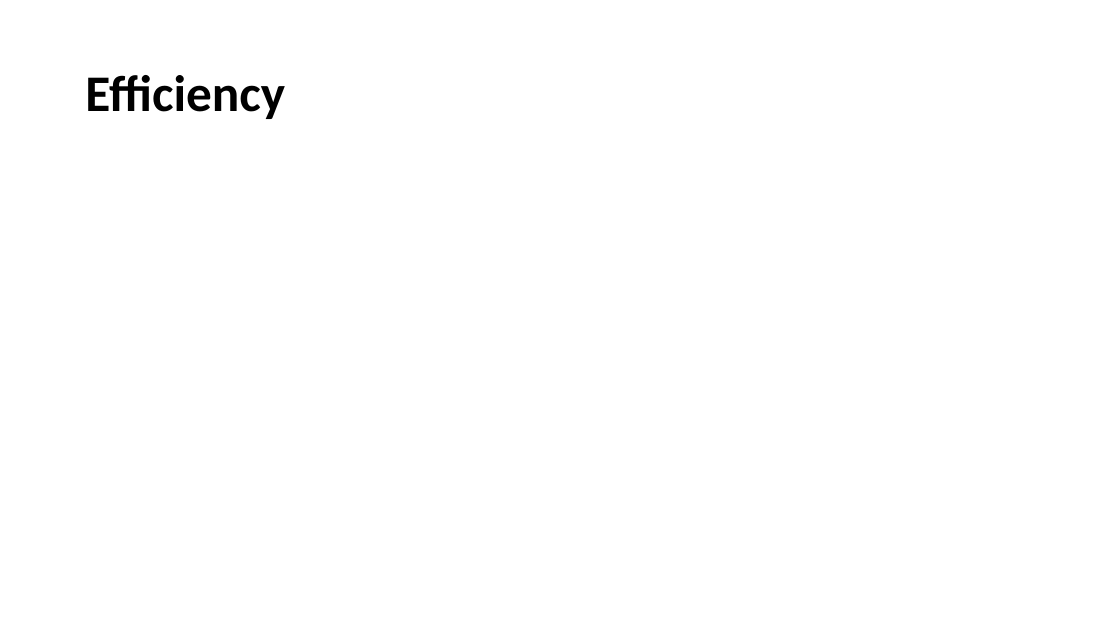
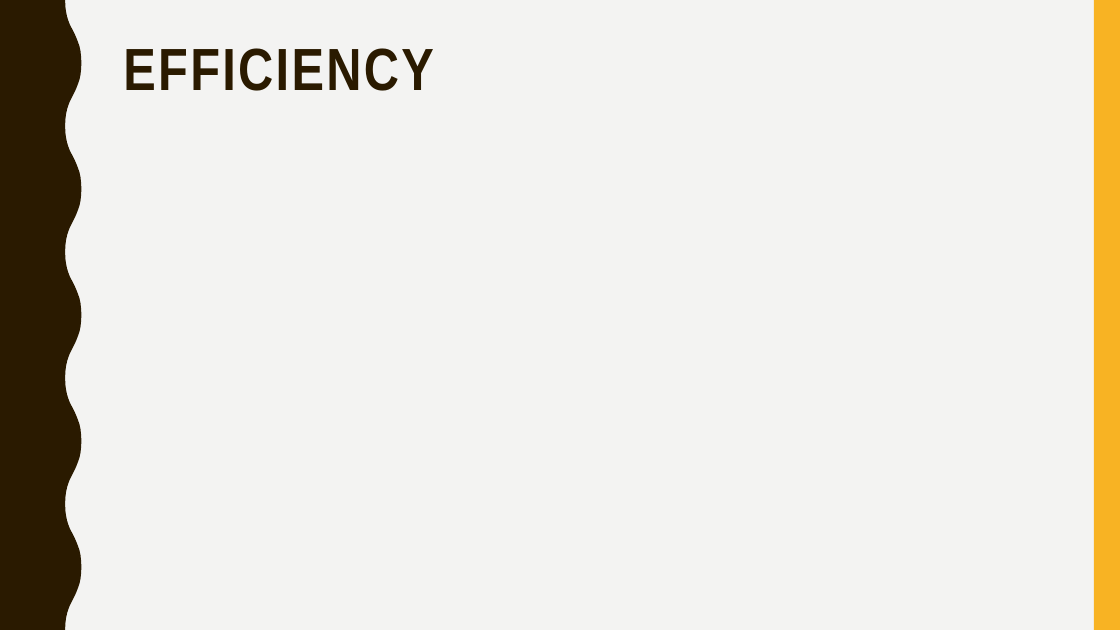
Before and after one commit to QuantamHD/routing-simulation-2, a slide deck: slide 9 of Chord Presentation.pptx (slide 8 before the commit). Drawn at 1120x630 pixels with LibreOffice and Linux fonts; fonts in the diff are those of the drawing. Boxes give left, top, right and bottom in pixels: in the first picture for what was removed or moved away, otherwise in the second. Text is boxed around its words. In the diff, an @@ line names an element or a change of style, - is before the commit and + after.

```diff
--- a/Chord Presentation.pptx
+++ b/Chord Presentation.pptx
@@ background #FFFFFF to #F3F3F2 @@
@@ freeform shape added at box(0, 0, 82, 630), fill #2A1A00 @@
@@ rectangle added at box(1094, 0, 1120, 630), fill #F8B323 @@
@@ title "EFFICIENCY" at box(123, 48, 433, 91): vertical alignment middle to top @@
@@ title at box(123, 48, 433, 91): text changed; size 44 to 51 pt; font Calibri to Arial Narrow; text colour #000000 to #2A1A00 @@
-Efficiency
+EFFICIENCY
```
Also in this commit, not shown: 7 other slides changed, 4 slides added, 2 slides removed.
